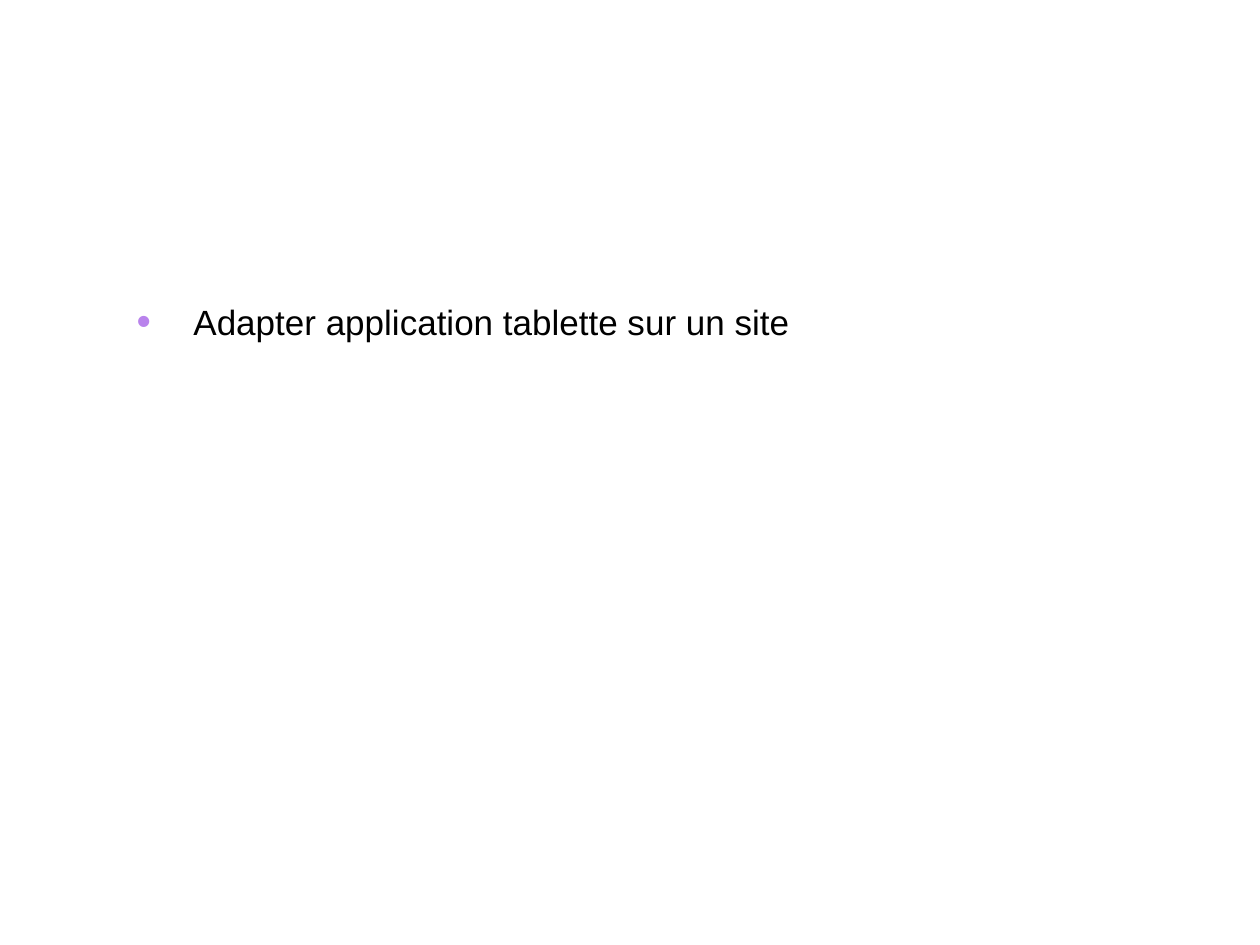
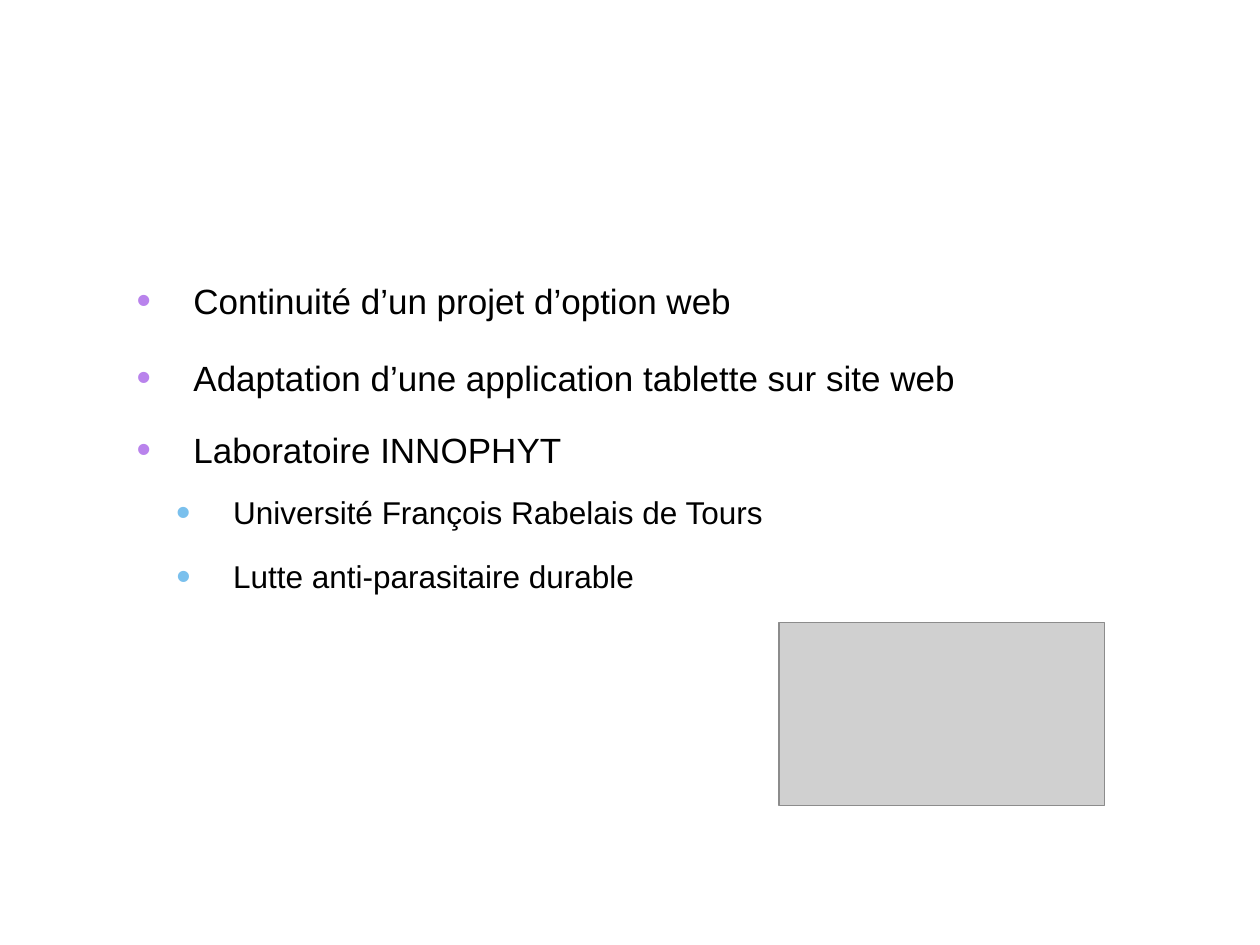
Before and after one commit to valentindoulcier/rba-innophyt, a slide deck: slide 3 of Documents/Soutenance/Présentation.pptx. Drawn at 1260x945 pixels with LibreOffice and Linux fonts; fonts in the diff are those of the drawing; grey boxes stand for pictures; background and template pictures are left out. Boxes give left, top, right and bottom in pixels: in the first picture for what was removed or moved away, otherwise in the second. Text is boxed around its words. In the diff, an @@ line names an element or a change of style, - is before the commit and + after.

Commit message:
[ RBA-INNOPHYT ] Présentation - Suite

```diff
--- a/Documents/Soutenance/Présentation.pptx
+++ b/Documents/Soutenance/Présentation.pptx
@@ text added at bbox=[193, 288, 730, 321], 20 pt, text #000000 @@
+• Continuité d’un projet d’option web
@@ text at bbox=[193, 365, 954, 398]: text changed @@
-• Adapter application tablette sur un site
+• Adaptation d’une application tablette sur site web
@@ text added at bbox=[193, 437, 561, 464], 20 pt, text #000000 @@
+• Laboratoire INNOPHYT
@@ text added at bbox=[233, 500, 763, 530], 18 pt, text #000000 @@
+• Université François Rabelais de Tours
@@ text added at bbox=[233, 565, 634, 594], 18 pt, text #000000 @@
+• Lutte anti-parasitaire durable
@@ picture added at bbox=[779, 622, 1104, 806] @@
```
Also in this commit, not shown: 10 other slides changed, 2 slides added, 2 slides removed.
